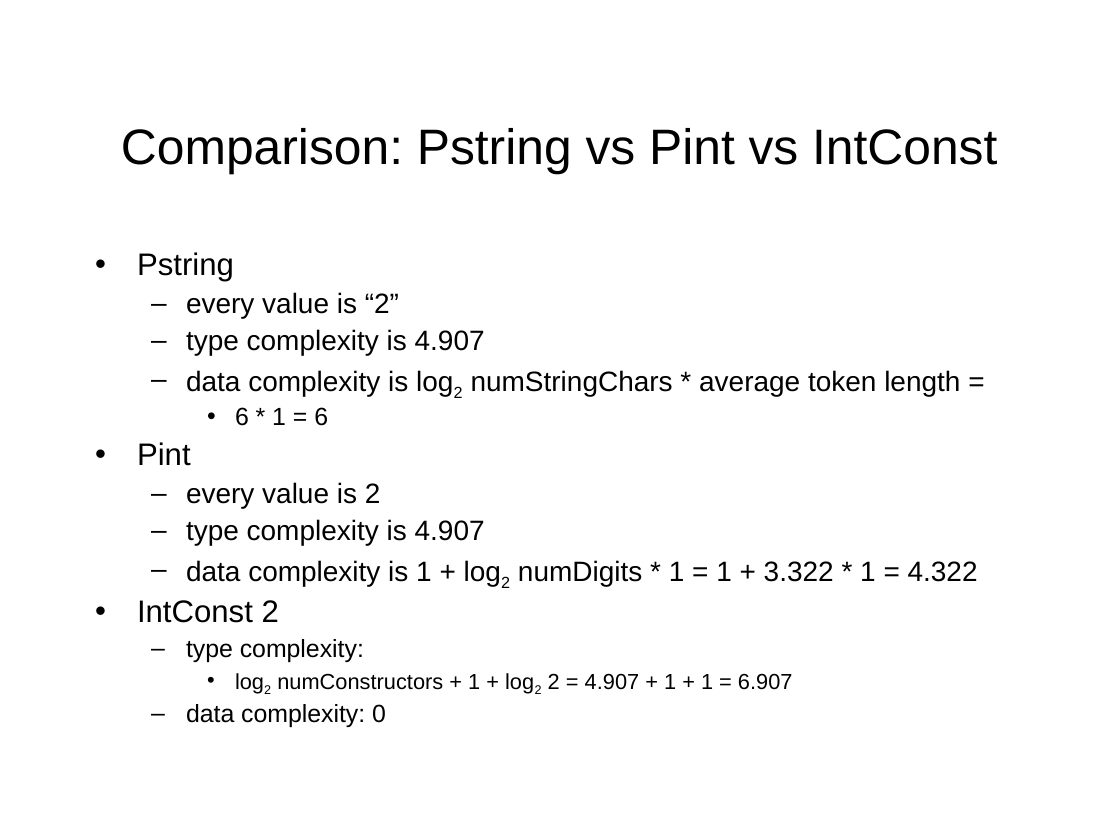
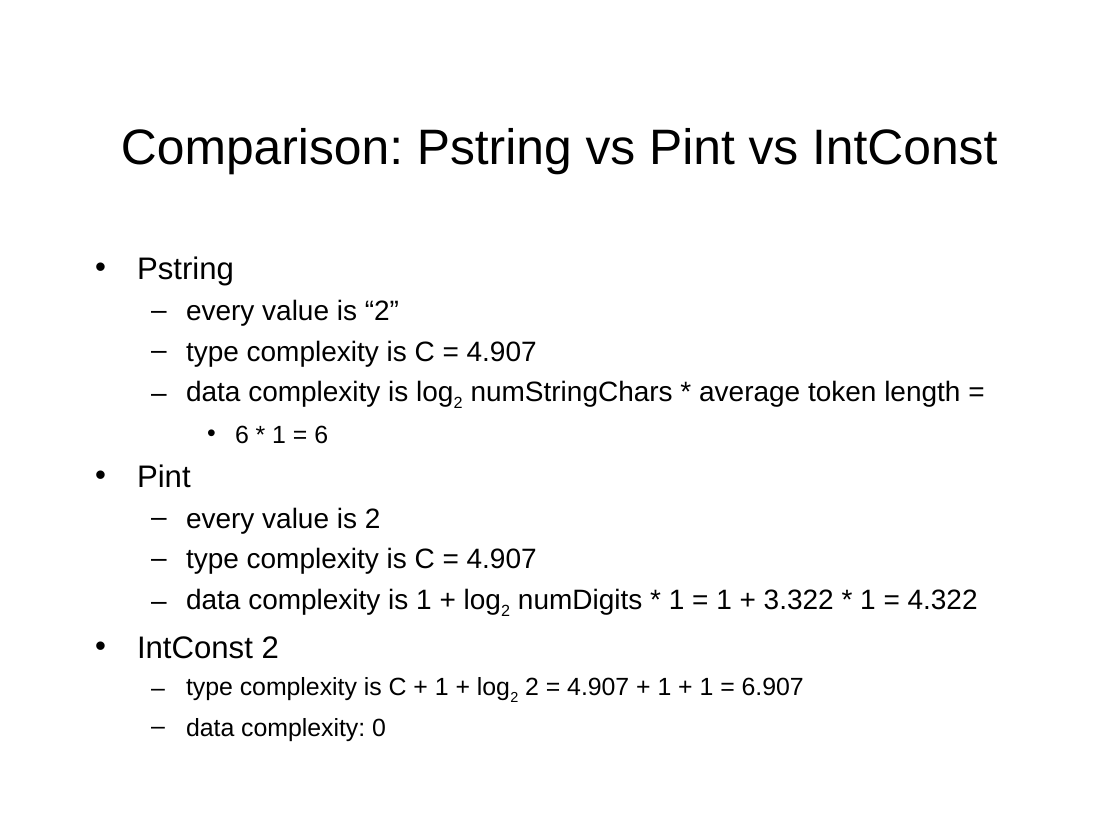
Before and after one commit to cornell-pl/forest, a slide deck: slide 12 of pads/documents/scoring/Comparisons.ppt. Drawn at 1120x840 pixels with LibreOffice and Linux fonts; fonts in the diff are those of the drawing. Boxes give left, top, right and bottom in pixels: in the first picture for what was removed or moved away, otherwise in the second. Text is boxed around its words. In the diff, an @@ line names an element or a change of style, - is before the commit and + after.

Commit message:
More comparisons

```diff
--- a/pads/documents/scoring/Comparisons.ppt
+++ b/pads/documents/scoring/Comparisons.ppt
@@ text at (x1=137, y1=256, x2=978, y2=741): line spacing 0.9 to 1 @@
@@ text at (x1=186, y1=340, x2=537, y2=366): text changed @@
-  – type complexity is 4.907
+  – type complexity is C = 4.907
@@ text at (x1=186, y1=547, x2=537, y2=574): text changed @@
-  – type complexity is 4.907
+  – type complexity is C = 4.907
@@ text at (x1=186, y1=677, x2=804, y2=700): text changed; size 14 to 16 pt @@
-  – type complexity:
-    • log2 numConstructors + 1 + log2 2 = 4.907 + 1 + 1 = 6.907
+  – type complexity is C + 1 + log2 2 = 4.907 + 1 + 1 = 6.907
```
Also in this commit, not shown: 11 other slides changed, 1 slide removed.
